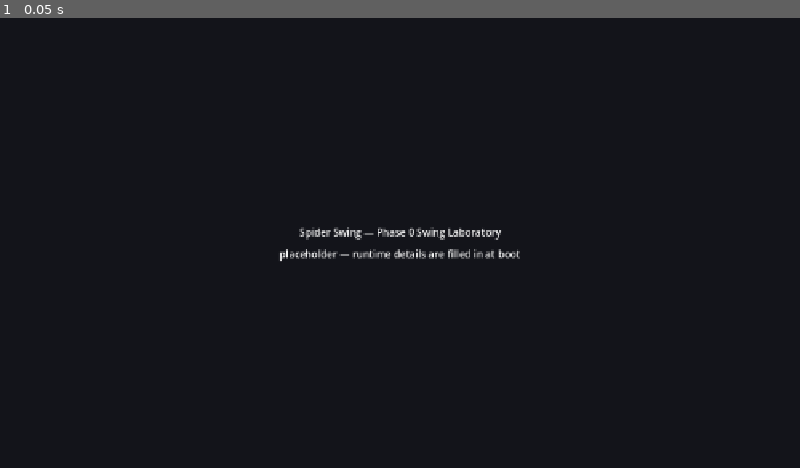
Above: before the commit, frame 1.
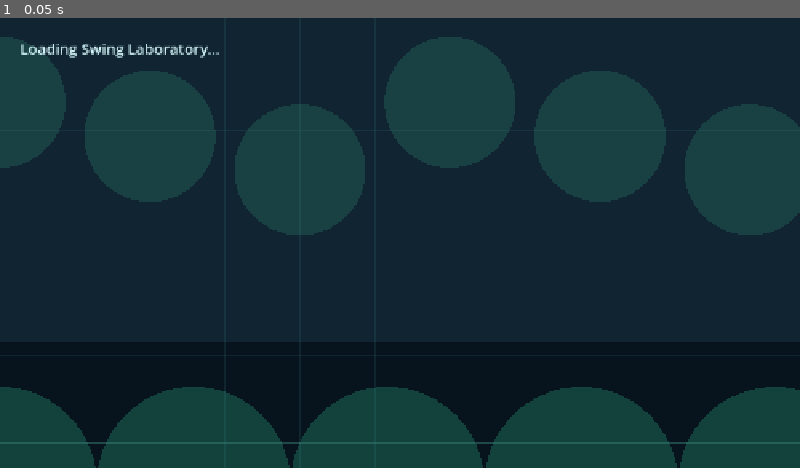
Above: after the commit, the same moment.

Repository: menno420/spider-swing
Game: Godot game, scene res://game/bootstrap/main.tscn
Same seed, same stepped clock (60 frames per second), same inputs: the game is played once before the commit and once after it.
Inputs:
- Up to frame 1 (0.05 s): no input

The runs differ from the first frame. In frame 1, 36% of the frame differs, in the area x 0-100%, y 0-100%.

Commit message:
Implement Phase 0: game/presentation/scenes/swing_lab.tscn

Diff:
--- a/game/presentation/scenes/swing_lab.tscn
+++ b/game/presentation/scenes/swing_lab.tscn
@@ -2,36 +2,5 @@
 
 [ext_resource type="Script" path="res://game/presentation/scripts/swing_lab.gd" id="1_swing_lab"]
 
-[node name="SwingLab" type="Node2D"]
+[node name="SwingLabView" type="Node2D"]
 script = ExtResource("1_swing_lab")
-
-[node name="Hud" type="CanvasLayer" parent="."]
-
-[node name="Background" type="ColorRect" parent="Hud"]
-anchors_preset = 15
-anchor_right = 1.0
-anchor_bottom = 1.0
-grow_horizontal = 2
-grow_vertical = 2
-color = Color(0.07451, 0.078431, 0.101961, 1)
-
-[node name="Layout" type="VBoxContainer" parent="Hud"]
-anchors_preset = 15
-anchor_right = 1.0
-anchor_bottom = 1.0
-grow_horizontal = 2
-grow_vertical = 2
-theme_override_constants/separation = 12
-alignment = 1
-
-[node name="Title" type="Label" parent="Hud/Layout"]
-unique_name_in_owner = true
-layout_mode = 2
-text = "Spider Swing — Phase 0 Swing Laboratory"
-horizontal_alignment = 1
-
-[node name="Subtitle" type="Label" parent="Hud/Layout"]
-unique_name_in_owner = true
-layout_mode = 2
-text = "placeholder — runtime details are filled in at boot"
-horizontal_alignment = 1
